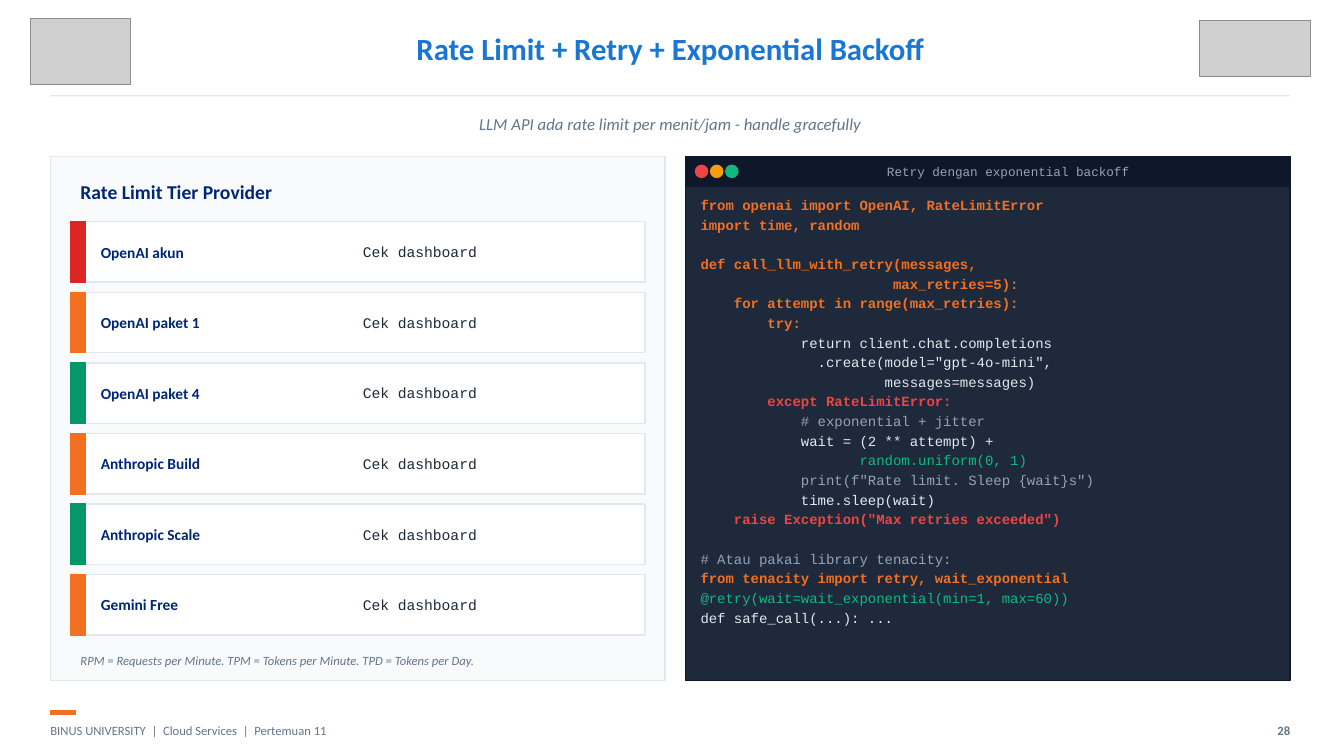
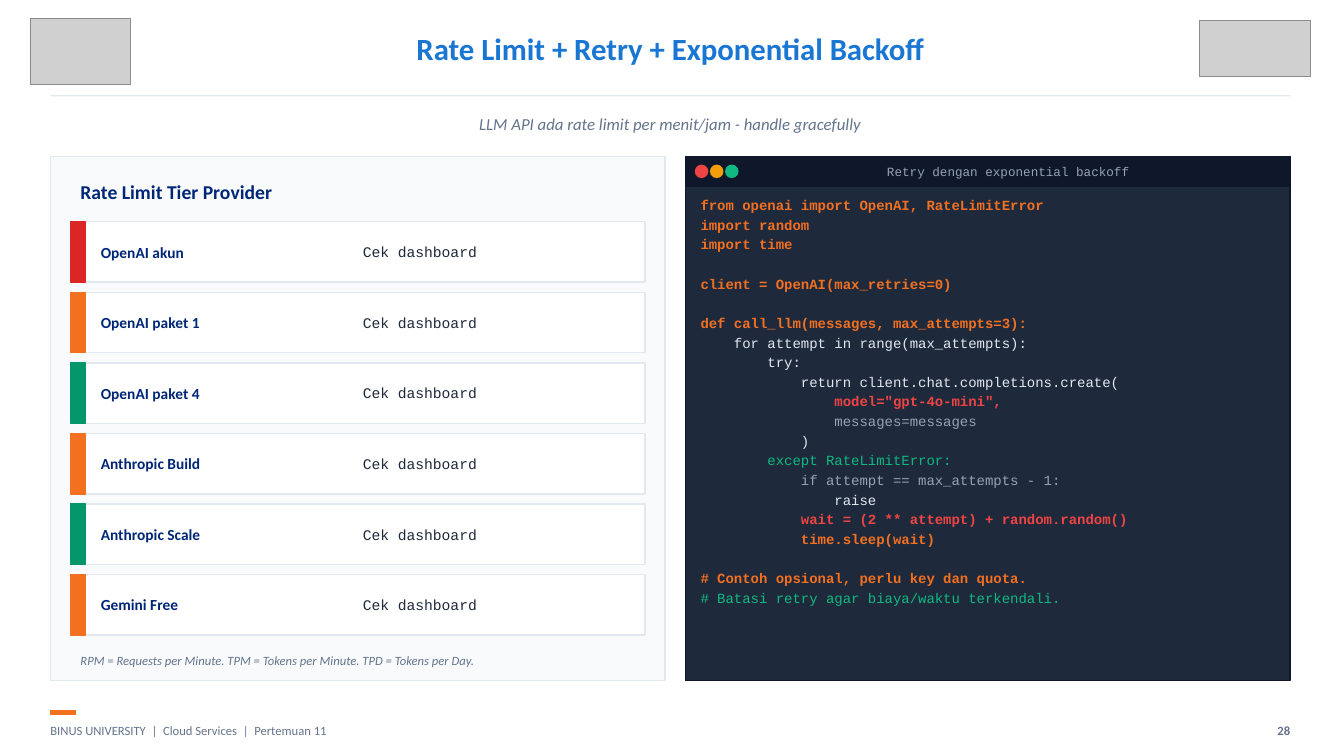
Before and after one commit to SeedFlora/meet11CloudService, a slide deck: slide 28 of slides/Teori_Pertemuan_11.pptx. Drawn at 1344x756 pixels with LibreOffice and Linux fonts; fonts in the diff are those of the drawing; grey boxes stand for pictures. Boxes give left, top, right and bottom in pixels: in the first picture for what was removed or moved away, otherwise in the second. Text is boxed around its words. In the diff, an @@ line names an element or a change of style, - is before the commit and + after.

```diff
--- a/slides/Teori_Pertemuan_11.pptx
+++ b/slides/Teori_Pertemuan_11.pptx
@@ text at box(701, 220, 1027, 351): text changed @@
-import time, random
-def call_llm_with_retry(messages,
-max_retries=5):
-for attempt in range(max_retries):
+import random
+import time
+client = OpenAI(max_retries=0)
+def call_llm(messages, max_attempts=3):
+for attempt in range(max_attempts):
@@ text at box(767, 357, 952, 547): text colour #F37021 to #E2E8F0 in "try:"; bold off in "try:", "except RateLimitError:"; text colour #EF4444 to #10B981 in "except RateLimitError:"; text colour #E2E8F0 to #F37021, bold on in "time.sleep(wait)" @@
@@ text at box(801, 377, 1120, 429): text changed @@
-return client.chat.completions
-.create(model="gpt-4o-mini",
-messages=messages)
+return client.chat.completions.create(
+model="gpt-4o-mini",
+messages=messages
+)
@@ text at box(801, 475, 1128, 527): text changed; text colour #94A3B8 to #EF4444; bold on @@
-# exponential + jitter
-wait = (2 ** attempt) +
-random.uniform(0, 1)
-print(f"Rate limit. Sleep {wait}s")
+if attempt == max_attempts - 1:
+raise
+wait = (2 ** attempt) + random.random()
@@ text at box(717, 573, 1060, 606): text changed @@
-raise Exception("Max retries exceeded")
-# Atau pakai library tenacity:
-from tenacity import retry, wait_exponential
-@retry(wait=wait_exponential(min=1, max=60))
-def safe_call(...): ...
+# Contoh opsional, perlu key dan quota.
+# Batasi retry agar biaya/waktu terkendali.
```
Also in this commit, not shown: 8 other slides changed, 12 other files.
